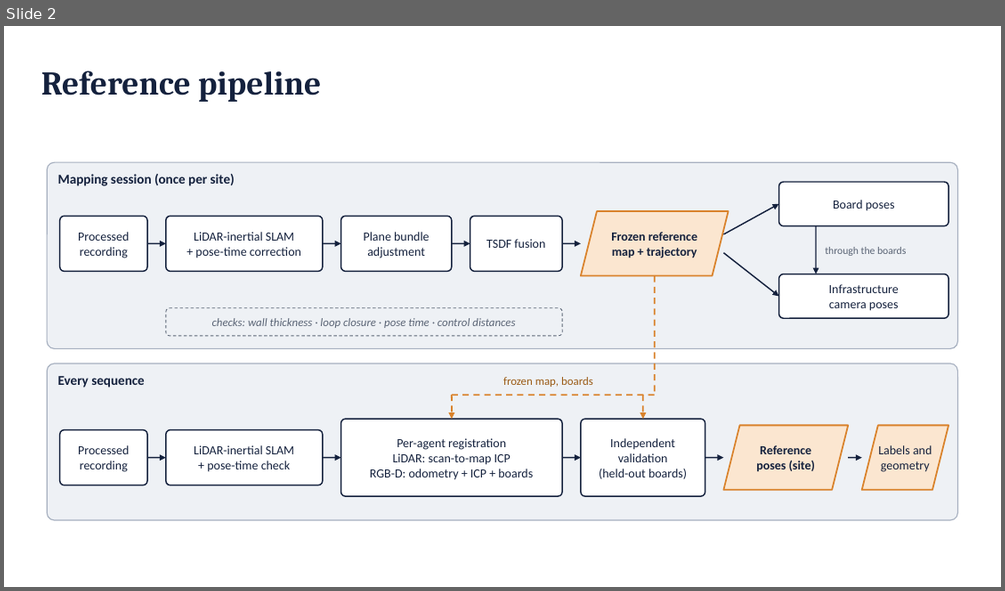
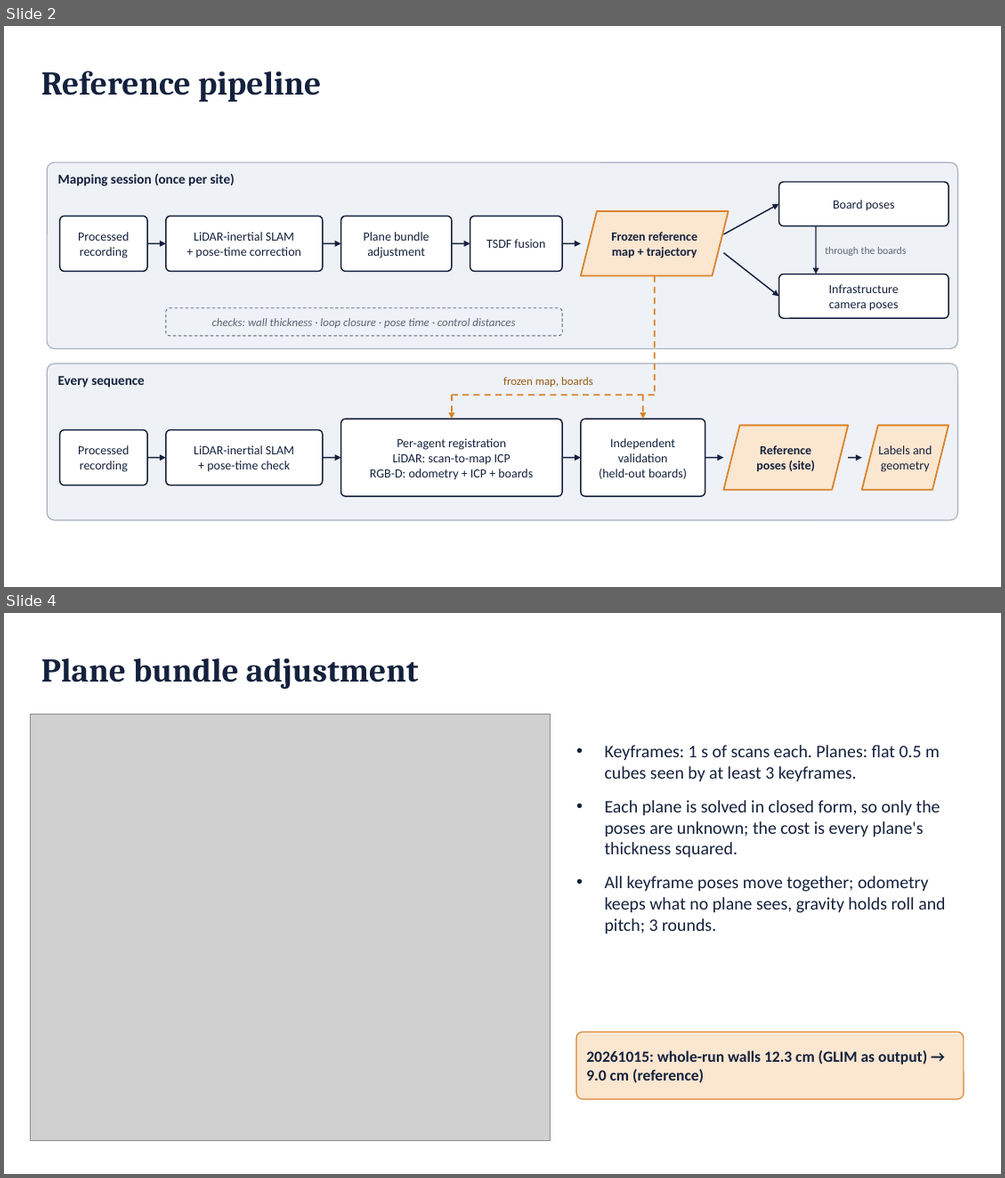
Before and after one commit to jorichee14/Others, a slide deck: scoop_testbed_paper/figs/fig_refpipeline.pptx. Shown one above the other, each under a label of ours: slide 2 before the commit, slides 2 and 4 after it; the slides between them are not shown. The pictures are 1005x591 and 1005x1178 pixels, drawn with LibreOffice and Linux fonts; fonts in the diff are those of the drawing; grey boxes stand for pictures. Boxes give left, top, right and bottom in pixels: in the first picture for what was removed or moved away, otherwise in the second. Text is boxed around its words. In the diff, an @@ line names an element or a change of style, - is before the commit and + after.

```diff
--- a/scoop_testbed_paper/figs/fig_refpipeline.pptx
+++ b/scoop_testbed_paper/figs/fig_refpipeline.pptx
@@ slide 4 added at (4, 613, 1001, 1174), background #FFFFFF @@
@@ text added at (41, 658, 419, 689), 32 pt, text #14213D, bold @@
+Plane bundle adjustment
@@ picture added at (30, 714, 550, 1140) @@
@@ text added at (605, 745, 945, 934), 17 pt, text #14213D @@
+• Keyframes: 1 s of scans each. Planes: flat 0.5 m cubes seen by at least 3 keyframes.
+• Each plane is solved in closed form, so only the poses are unknown; the cost is every plane's thickness squared.
+• All keyframe poses move together; odometry keeps what no plane sees, gravity holds roll and pitch; 3 rounds.
@@ rounded rectangle added at (577, 1032, 964, 1099), fill #FBE6D0, outline #D9822B 1 pt, 15 pt, text #14213D, bold @@
+20261015: whole-run walls 12.3 cm (GLIM as output) → 9.0 cm (reference)
```
Also in this commit, not shown: 3 other slides added, 1 slide removed, 8 other files.
